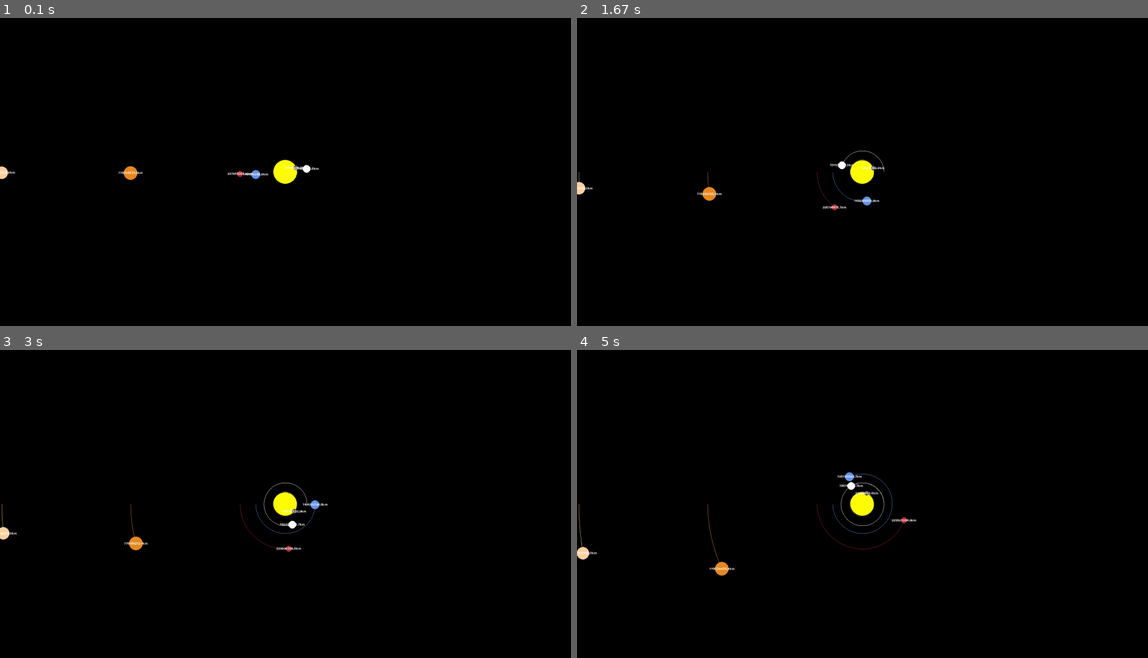
Above: before the commit, frames 1-4 (two rows, left to right).
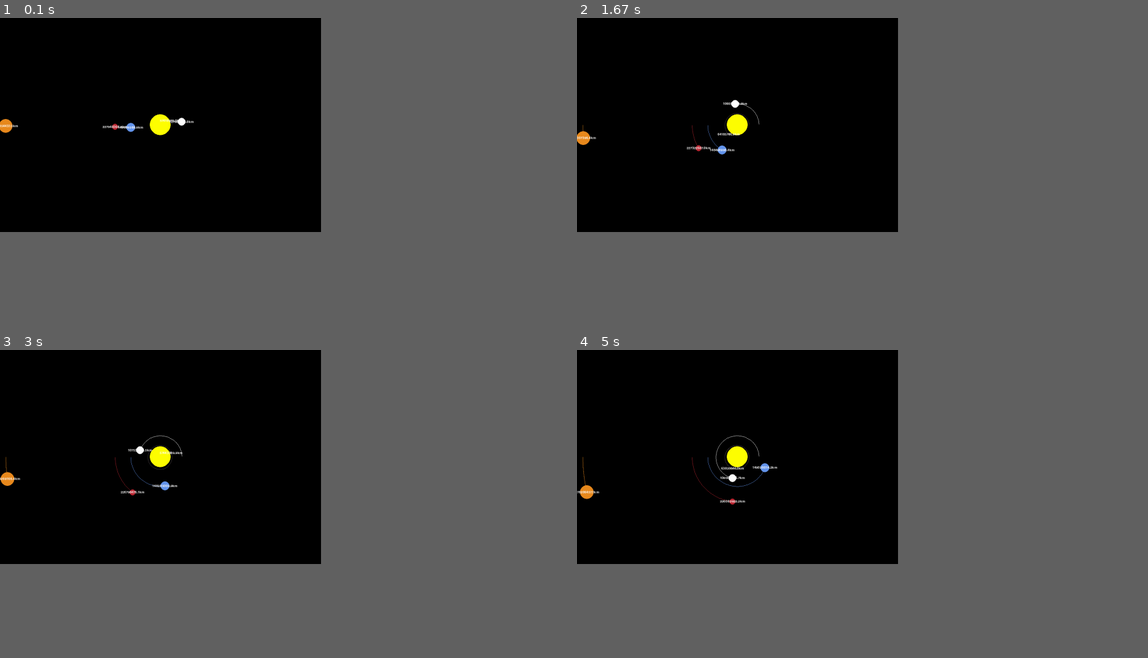
Above: after the commit, the same moments.

Repository: magnoClovis/Solar-System-with-Pygame
Game: pygame game, started from Solar System.py
Two runs of this game, one before a commit and one after it. Both use one fixed random seed, a clock stepped at 60 frames per second and the inputs below.
Inputs (mouse positions are in pixels of both pictures, inside the frame that each line leads up to):
- Up to frame 1 (0.1 s): no input
- Up to frame 2 (1.67 s): press the mouse at (736, 138) at 0.37 s; move the mouse to (696, 131) at 0.47 s; release the mouse at (662, 125) at 0.6 s; press the mouse at (736, 138) at 0.7 s; move the mouse to (696, 91) at 0.8 s; release the mouse at (651, 45) at 0.93 s; press the mouse at (736, 138) at 1.03 s; move the mouse to (759, 128) at 1.13 s; release the mouse at (776, 116) at 1.27 s; press the mouse at (736, 138) at 1.37 s; move the mouse to (782, 122) at 1.47 s; release the mouse at (822, 107) at 1.6 s
- Up to frame 3 (3 s): press the mouse at (159, 470) at 1.7 s; move the mouse to (137, 423) at 1.8 s; release the mouse at (114, 377) at 1.93 s; press the mouse at (159, 470) at 2.03 s; move the mouse to (148, 454) at 2.13 s; release the mouse at (142, 436) at 2.27 s; press the mouse at (159, 470) at 2.37 s; move the mouse to (171, 427) at 2.47 s; release the mouse at (177, 383) at 2.6 s; press the mouse at (159, 470) at 2.7 s; move the mouse to (177, 433) at 2.8 s; release the mouse at (188, 396) at 2.93 s
- Up to frame 4 (5 s): press the mouse at (736, 470) at 3.03 s; move the mouse to (742, 479) at 3.13 s; release the mouse at (748, 488) at 3.27 s; press the mouse at (736, 470) at 3.37 s; move the mouse to (714, 436) at 3.47 s; release the mouse at (685, 405) at 3.6 s; press the mouse at (736, 470) at 3.7 s; move the mouse to (708, 427) at 3.8 s; release the mouse at (674, 383) at 3.93 s; press the mouse at (736, 470) at 4.03 s; move the mouse to (788, 460) at 4.13 s; release the mouse at (839, 451) at 4.27 s; press the mouse at (736, 470) at 4.37 s; move the mouse to (788, 482) at 4.47 s; release the mouse at (833, 494) at 4.6 s; press the mouse at (736, 470) at 4.7 s; move the mouse to (748, 473) at 4.8 s; release the mouse at (759, 473) at 4.93 s
In our replay, the window is 900x485 before the commit and 506x337 after it. These sizes can differ from the game's own. Grey fills any space a smaller window leaves; there, only what the larger window draws over its background counts as a difference.

The runs differ from the first frame. In frame 1, 1.0% of the frame differs, in the area x 0-56%, y 31-54%; in frame 2, 1.2%; in frame 3, 1.3%; in frame 4, 1.5%, in the area x 0-60%, y 27-74%.

Commit message:
Zoom in and zoom out

Diff:
--- /dev/null
+++ b/Solar System without classes.py
@@ -0,0 +1,59 @@
+# -*- coding: utf-8 -*-
+"""
+Created on Sat Apr  1 20:55:16 2023
+
+@author: clovi
+"""
+
+
+import pygame
+import math
+
+pygame.init()
+
+WIDTH, HEIGHT = 1080, 720
+WIN = pygame.display.set_mode((WIDTH, HEIGHT))
+
+pygame.display.set_caption("Planet Simulation")
+
+WHITE = (255, 255, 255)
+YELLOW = (255, 255, 0)
+BLUE = (100, 149, 237)
+RED = (188, 39, 50)
+DARK_GREY = (80, 71, 78)
+ORANGE = (233, 138, 30)
+BROWN = (255, 210, 160)
+DARK_BLUE = (0,0,153)
+CYAN = (0, 204, 204)
+LIGHT_GRAY = (224, 224, 224)
+
+
+FONT = pygame.font.SysFont("comicsans", 16)
+
+x = WIDTH/2
+y = HEIGHT/2
+
+def createAstro(color, x, y, radius):
+    astro = {"color": color, "x": x, "y": y, "radius": radius}
+    return astro
+
+sun = createAstro(YELLOW, WIDTH/2, HEIGHT/2, 100)
+WIN.fill((0,0,0))
+pygame.draw.circle(WIN, sun["color"], (sun["x"], sun["y"]), sun["radius"])
+
+
+earth = createAstro(BLUE, x, y, 15)
+pygame.draw.circle(WIN, earth["color"], (earth["x"], earth["y"]), earth["radius"])
+
+
+
+pygame.display.flip()
+
+
+
+# game loop
+while True:
+    for event in pygame.event.get():
+        if event.type == pygame.QUIT:
+            pygame.quit()
+            quit()
--- a/Solar System.py
+++ b/Solar System.py
@@ -10,7 +10,7 @@
 
 pygame.init()
 
-WIDTH, HEIGHT = 1920, 1035
+WIDTH, HEIGHT = 1080, 720
 WIN = pygame.display.set_mode((WIDTH, HEIGHT))
 
 pygame.display.set_caption("Planet Simulation")
@@ -71,12 +71,13 @@
             pygame.draw.lines(win, self.color, False, updated_points)
 
             # Erasing the orbit lines after a certain length
-            # if len(self.orbit) > ((self.x**2)**0.5)*10*self.SCALE:
-            #     self.max_length = True
-
-            # if self.max_length == True:
-            #     self.orbit.pop(0) # remove the line orbit as the moviment flows
-
+            '''
+            if len(self.orbit) > ((self.x**2)**0.5)*10*self.SCALE:
+                 self.max_length = True
+
+            if self.max_length == True:
+                self.orbit.pop(0) # remove the line orbit as the moviment flows
+            '''
 
 
         pygame.draw.circle(win, self.color, (x,y), self.radius)
@@ -128,10 +129,10 @@
 
     # (x, y, radius, color, mass)
 
-    sun = Planet(0, 0, 40, YELLOW, 1.98892 * 10**30)
+    sun = Planet(0, 0, 35, YELLOW, 1.98892 * 10**30)
     sun.sun = True
 
-    mercury = Planet(0.387 * Planet.AU, 0, 8, DARK_GREY, 0.330 * 10**24)
+    mercury = Planet(0.387 * Planet.AU, 0, 3, DARK_GREY, 0.330 * 10**24)
     mercury.y_vel = -48.92 * 1000 # m/s
 
 
@@ -164,7 +165,7 @@
     planets = [sun, mercury, venus, earth, mars, jupiter, saturn, uranus, neptune, pluto]
 
     # glTranslatef(0.0, 0.0, -5.0)
-    moving = False
+    moving = True
     while run:
         clock.tick(60)
         WIN.fill((0,0,0))
@@ -176,12 +177,34 @@
 
             if event.type == pygame.MOUSEBUTTONDOWN and event.button == 4: # wheel rolled up
                 Planet.SCALE += Planet.SCALE/2
-
+                for planet in planets:
+                    planet.radius+=planet.radius/2
             elif event.type == pygame.MOUSEBUTTONDOWN and event.button == 5: # wheel rolled down
                 Planet.SCALE -= Planet.SCALE/2
+                for planet in planets:
+                    planet.radius-=planet.radius/2
 
             elif event.type == pygame.MOUSEBUTTONDOWN and event.button == 1:
-                moving = True
+                moving = False
+                while not moving:
+                    WIN.fill((0,0,0))
+                    for event in pygame.event.get():
+                        if event.type == pygame.MOUSEBUTTONDOWN and event.button == 1:
+                            moving = True
+                        if event.type == pygame.MOUSEBUTTONDOWN and event.button == 4: # wheel rolled up
+                            Planet.SCALE += Planet.SCALE/2
+                            for planet in planets:
+                                planet.radius+=planet.radius/2
+                        elif event.type == pygame.MOUSEBUTTONDOWN and event.button == 5: # wheel rolled down
+                            Planet.SCALE -= Planet.SCALE/2
+                            for planet in planets:
+                                planet.radius-=planet.radius/2
+
+                    for planet in planets:
+                        planet.draw(WIN)
+                    pygame.display.update()
+
+
             elif event.type == pygame.MOUSEBUTTONUP:
                 moving = False
 
@@ -189,6 +212,7 @@
             planet.update_position(planets)
             planet.draw(WIN)
 
+
         pygame.display.update()
 
     pygame.quit()
